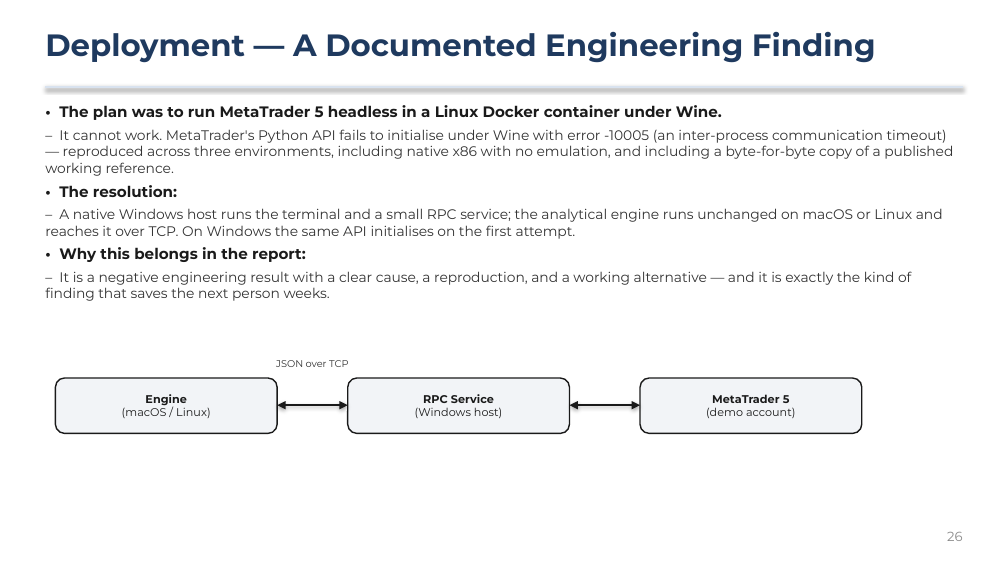
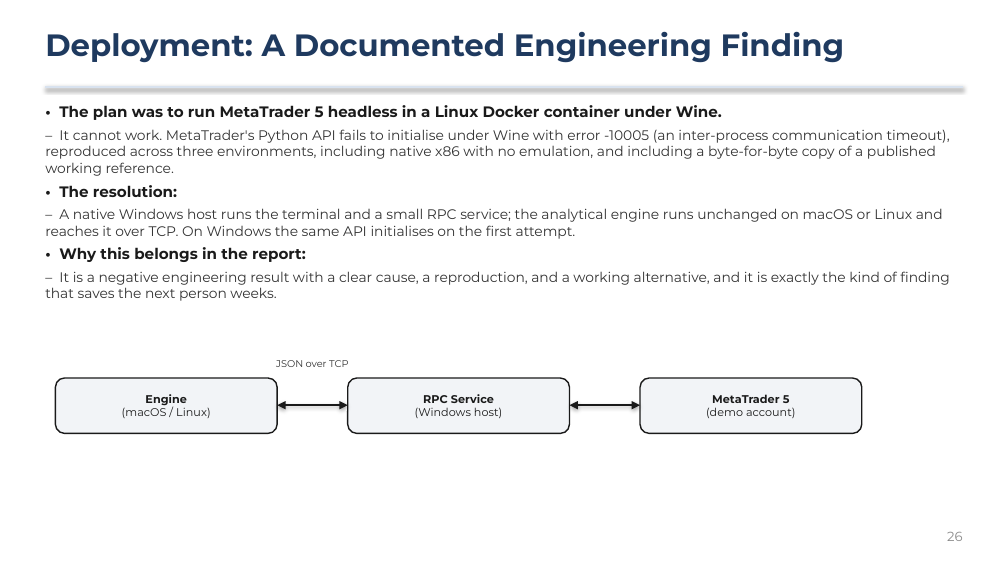
Before and after one commit to greatonical/scikit-automated-trading-system, a slide deck: slide 26 of docs/DEFENCE_PRESENTATION.pptx. Drawn at 1008x567 pixels with LibreOffice and Linux fonts; fonts in the diff are those of the drawing. Boxes give left, top, right and bottom in pixels: in the first picture for what was removed or moved away, otherwise in the second. Text is boxed around its words. In the diff, an @@ line names an element or a change of style, - is before the commit and + after.

```diff
--- a/docs/DEFENCE_PRESENTATION.pptx
+++ b/docs/DEFENCE_PRESENTATION.pptx
@@ text at (45,31,845,63): text changed @@
-Deployment — A Documented Engineering Finding
+Deployment: A Documented Engineering Finding
@@ text at (45,129,950,176): text changed @@
-  – It cannot work. MetaTrader's Python API fails to initialise under Wine with error -10005 (an inter-process communication timeout) — reproduced across three environments, including native x86 with no emulation, and including a byte-for-byte copy of a published working reference.
+  – It cannot work. MetaTrader's Python API fails to initialise under Wine with error -10005 (an inter-process communication timeout), reproduced across three environments, including native x86 with no emulation, and including a byte-for-byte copy of a published working reference.
@@ text at (45,271,950,301): text changed @@
-  – It is a negative engineering result with a clear cause, a reproduction, and a working alternative — and it is exactly the kind of finding that saves the next person weeks.
+  – It is a negative engineering result with a clear cause, a reproduction, and a working alternative, and it is exactly the kind of finding that saves the next person weeks.
```
Also in this commit, not shown: 29 other slides changed, 2 other files.
